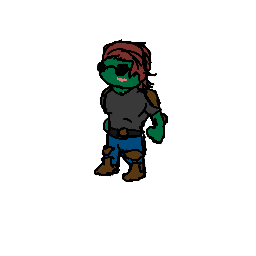
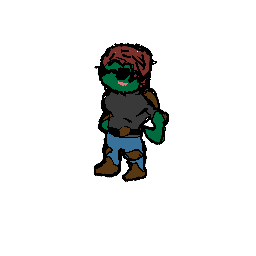
Comparing the layer stacks of the two 256×256 images. Changes:
removed layer "Pintar camada 1" over [93, 39, 169, 183]
hid "Pintar camada 3", painted on it over [93, 39, 169, 183]
added layer "Pintar camada 4" (1st of 2) above "Pintar camada 4" over [93, 39, 169, 183]
